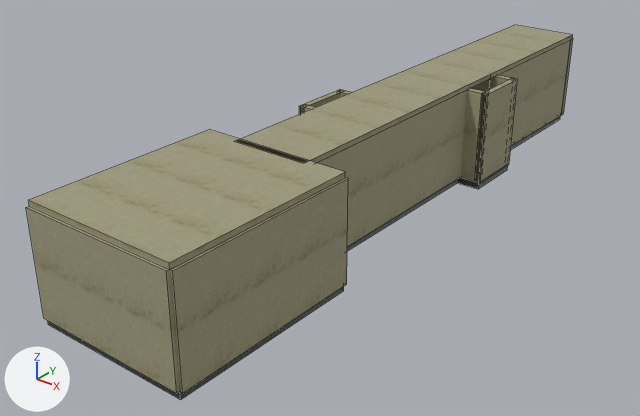
The FBX model Assets/_NoRainbowAfter/Art/Models/Environment/ENV_KosAtmosphere_v1.fbx: old version first, new version second.
Both versions are drawn from a 50 mm camera at (12.84, -9.22, 10.61) aimed at (-0.89, 7.95, -0.03). The lights are fixed; the arrows at lower left show +X, +Y and +Z. The older version comes first. Mesh edges are drawn as thin lines. Where no turn or scale is listed for an object, it has been applied to the vertices. Vertices at exactly the same position are counted once.

Script lines for the objects in view, before the commit:
```python
me_sm_env_corridorceiling_mesh = bpy.data.meshes.new('SM_ENV_CorridorCeiling_mesh')
me_sm_env_corridorceiling_mesh.from_pydata(...)  # a box spanning x -1.08..1.08, y -7.1..7.1, z -0.07..0.07
me_sm_env_corridorceiling_mesh.materials.append(mat_mat_h_wall)
me_sm_env_corridorwall_mesh_002 = bpy.data.meshes.new('SM_ENV_CorridorWall_mesh.002')
me_sm_env_corridorwall_mesh_002.from_pydata(...)  # a box spanning x -0.09..0.09, y -3.6..3.6, z -1.35..1.35
me_sm_env_corridorwall_mesh_002.materials.append(mat_mat_h_wall)
me_sm_env_nicheback_mesh_001 = bpy.data.meshes.new('SM_ENV_NicheBack_mesh.001')
me_sm_env_nicheback_mesh_001.from_pydata(...)  # a box spanning x -0.09..0.09, y -0.89..0.89, z -1.35..1.35
me_sm_env_nicheback_mesh_001.materials.append(mat_mat_h_wall)
me_sm_env_nichefloor_mesh_001 = bpy.data.meshes.new('SM_ENV_NicheFloor_mesh.001')
me_sm_env_nichefloor_mesh_001.from_pydata(...)  # a box spanning x -0.45..0.45, y -0.9..0.9, z -0.1..0.1
me_sm_env_nichefloor_mesh_001.materials.append(mat_mat_h_floor)
ob_sm_env_corridorceiling = bpy.data.objects.new('SM_ENV_CorridorCeiling', me_sm_env_corridorceiling_mesh)
ob_sm_env_corridorceiling.location = (0.0, 12.0, 2.76)
ob_sm_env_corridorwall_002 = bpy.data.objects.new('SM_ENV_CorridorWall.002', me_sm_env_corridorwall_mesh_002)
ob_sm_env_corridorwall_002.location = (0.99, 8.6, 1.35)
ob_sm_env_nicheback_001 = bpy.data.objects.new('SM_ENV_NicheBack.001', me_sm_env_nicheback_mesh_001)
ob_sm_env_nicheback_001.location = (1.65, 13.0, 1.35)
ob_sm_env_nichefloor_001 = bpy.data.objects.new('SM_ENV_NicheFloor.001', me_sm_env_nichefloor_mesh_001)
ob_sm_env_nichefloor_001.location = (1.25, 13.0, -0.1)
# also in view: 'SM_ENV_NicheEnd.002' at (1.32, 12.2, 1.35); 'SM_ENV_RoomRight' at (2.09, 2.5, 1.35); 'SM_ENV_RoomFront' at (0.0, -0.09, 1.35); 'SM_ENV_RoomFloor' at (0.0, 2.5, -0.1); 'SM_ENV_RoomCeiling' at (0.0, 2.5, 2.76)
```
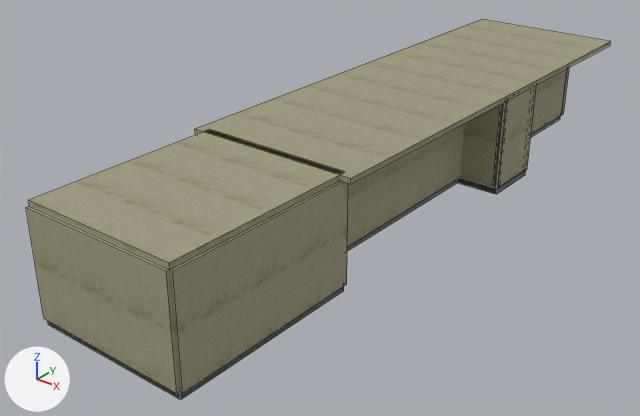
Where the newer file only moved an object's origin or applied its transform, the numbers keep the older frame.

The change, as JSON lines over the scene's bpy script:
```json
{"block": "me_sm_env_corridorceiling_mesh", "where": "# used by ob_sm_env_corridorceiling; location = (0.0, 12.0, 2.76)"}
{"op": "remove", "block": "me_sm_env_corridorceiling_mesh", "code": "me_sm_env_corridorceiling_mesh.from_pydata(...)  # 8 vertices, 6 faces; spans x -1.08..1.08, y -7.1..7.1, z -0.07..0.07"}
{"op": "add", "block": "me_sm_env_corridorceiling_mesh", "code": "me_sm_env_corridorceiling_mesh.from_pydata(...)  # 8 vertices, 6 faces; spans x -2.4..2.4, y -7.1..7.1, z -0.07..0.07"}
{"block": "me_sm_env_corridorceiling_mesh", "change": "me_sm_env_corridorceiling_mesh part 1: the whole mesh is scaled about its middle by (2.23, 1, 1)"}
{"block": "me_sm_env_nichefloor_mesh_001", "where": "# used by ob_sm_env_nichefloor_001; location = (1.25, 13.0, -0.1)"}
{"op": "remove", "block": "me_sm_env_nichefloor_mesh_001", "code": "me_sm_env_nichefloor_mesh_001.from_pydata(...)  # 8 vertices, 6 faces; spans x -0.45..0.45, y -0.9..0.9, z -0.1..0.1"}
{"op": "add", "block": "me_sm_env_nichefloor_mesh_001", "code": "me_sm_env_nichefloor_mesh_001.from_pydata(...)  # 8 vertices, 6 faces; spans x -0.45..1.05, y -0.9..0.9, z -0.1..0.1"}
{"block": "me_sm_env_nichefloor_mesh_001", "change": "me_sm_env_nichefloor_mesh_001 part 2: the whole mesh is scaled about its middle by (1.67, 1, 1), then moved by (0.3, 0.0, 0.0)"}
{"op": "set", "path": "ob_sm_env_nicheback_001.location", "old": "(1.65, 13.0, 1.35)", "new": "(2.25, 13.0, 1.35)"}
```

Changed parts and their boxes (x1, y1, x2, y2) in the pictures (640 x 416 px):
```json
{"object": "SM_ENV_CorridorCeiling", "change": "rescaled", "before": [239, 25, 573, 163], "after": [195, 19, 611, 184], "on screen": "24% wider, 19% taller"}
{"object": "SM_ENV_NicheBack.001", "change": "moved", "before": [475, 78, 518, 183], "after": [493, 85, 536, 188]}
{"object": "SM_ENV_NicheFloor.001", "change": "moved, rescaled", "before": [457, 165, 508, 189], "after": [457, 170, 526, 194]}
{"object": "SM_ENV_CorridorWall.003", "change": "unchanged, covered by the edit", "before": [489, 39, 571, 146], "after": [531, 69, 567, 134]}
```
